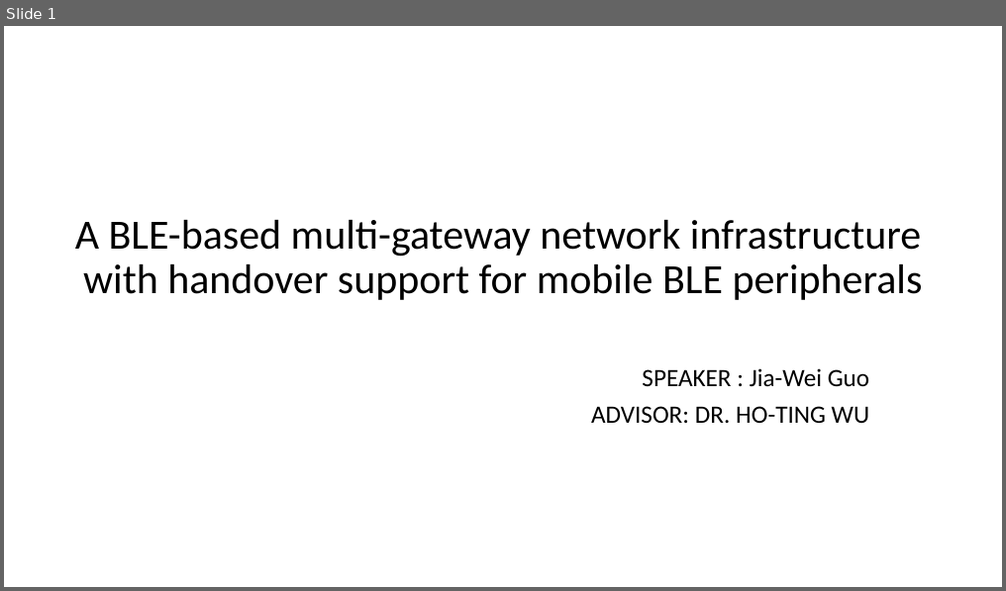
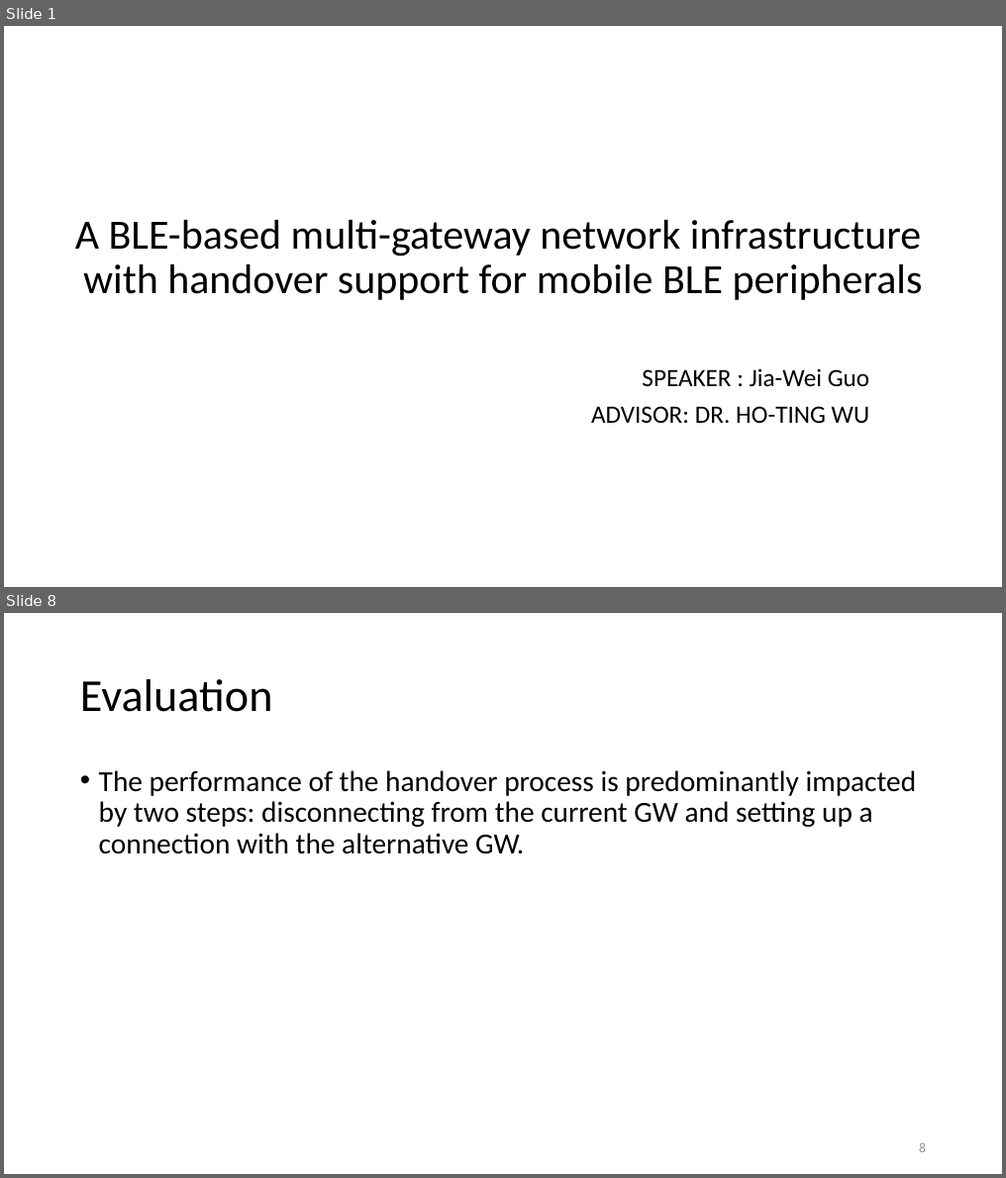
Before and after one commit to EKOISMYLOVE/NTUT_GM_PPT, a slide deck: A BLE-based multi-gateway network infrastructure with handover support for mobile BLE peripherals.pptx. Shown one above the other, each under a label of ours: slide 1 before the commit, slides 1 and 8 after it; the slides between them are not shown. The pictures are 1006x591 and 1006x1178 pixels, drawn with LibreOffice and Linux fonts; fonts in the diff are those of the drawing. Boxes give left, top, right and bottom in pixels: in the first picture for what was removed or moved away, otherwise in the second. Text is boxed around its words. In the diff, an @@ line names an element or a change of style, - is before the commit and + after.

```diff
--- a/A BLE-based multi-gateway network infrastructure with handover support for mobile BLE peripherals.pptx
+++ b/A BLE-based multi-gateway network infrastructure with handover support for mobile BLE peripherals.pptx
@@ slide 8 added at bbox=[4, 613, 1002, 1174], background #FFFFFF @@
@@ title added at bbox=[80, 679, 273, 712], 44 pt, text #000000 @@
+Evaluation
@@ text added at bbox=[99, 770, 917, 855], 28 pt, text #000000 @@
+• The performance of the handover process is predominantly impacted by two steps: disconnecting from the current GW and setting up a connection with the alternative GW.
@@ page number added at bbox=[919, 1144, 926, 1153], 12 pt, text #8C8C8C @@
+8
```
Also in this commit, not shown: 9 slides changed, 8 other slides added.
